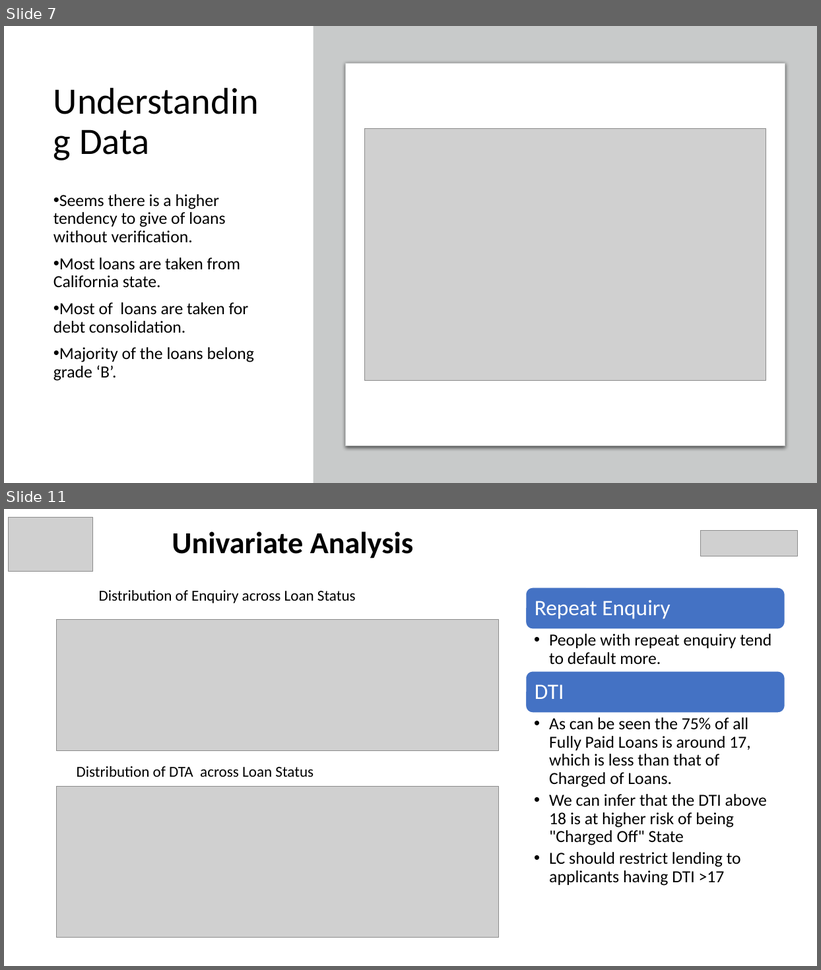
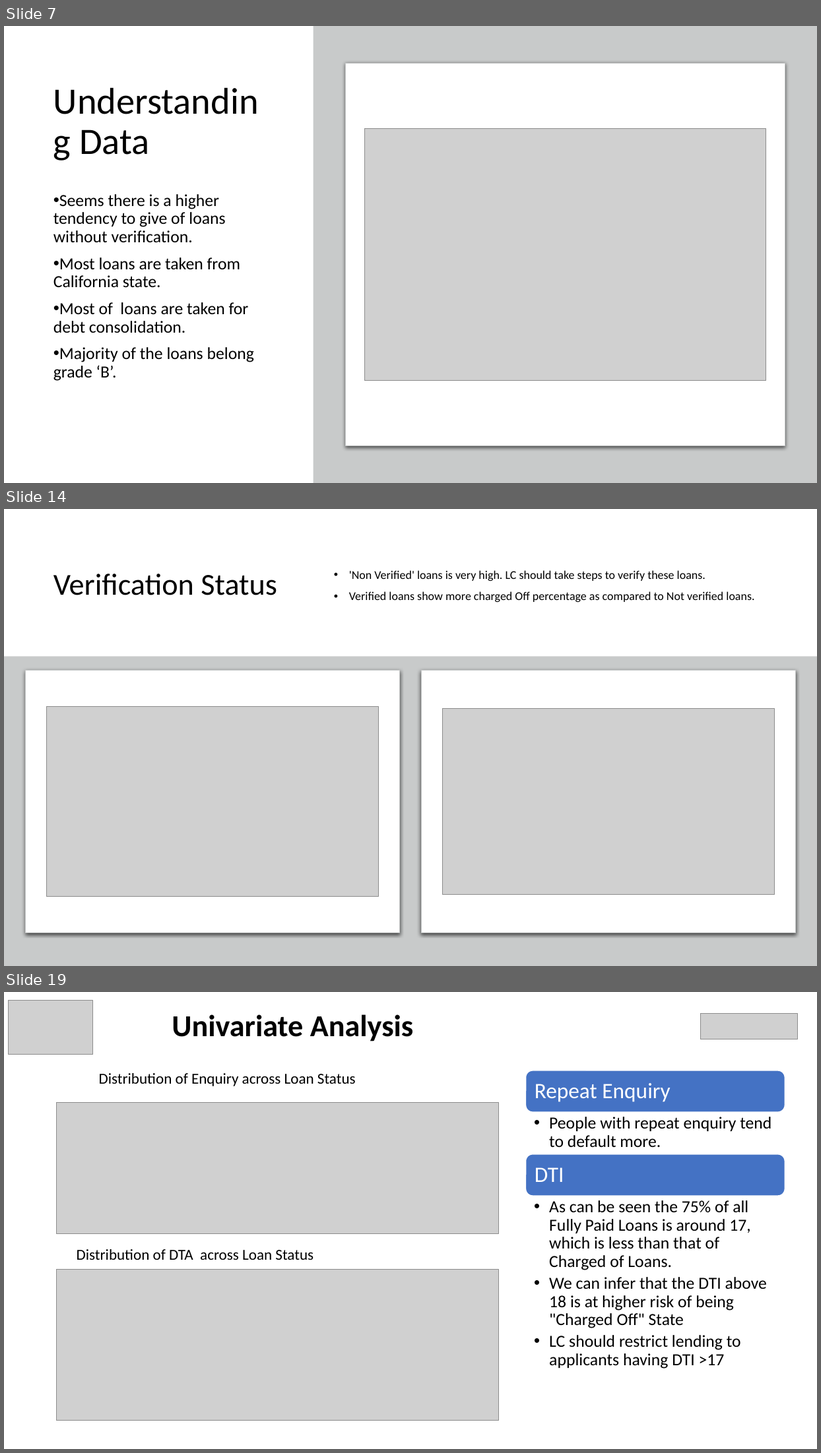
Before and after one commit to rramchan12/Lending-Club-EDA-CaseStudy, a slide deck: LendingClubCaseStudy.pptx. Shown one above the other, each under a label of ours: slides 7 and 11 before the commit, slides 7, 14 and 19 after it; the slides between them are not shown. The pictures are 821x970 and 821x1453 pixels, drawn with LibreOffice and Linux fonts; fonts in the diff are those of the drawing; grey boxes stand for pictures; background and template pictures are left out. Boxes give left, top, right and bottom in pixels: in the first picture for what was removed or moved away, otherwise in the second. Text is boxed around its words. In the diff, an @@ line names an element or a change of style, - is before the commit and + after.

```diff
--- a/LendingClubCaseStudy.pptx
+++ b/LendingClubCaseStudy.pptx
@@ slide 14 added at (x1=4, y1=509, x2=817, y2=966), background #FFFFFF @@
@@ title added at (x1=54, y1=574, x2=277, y2=595), 36 pt, text #000000 @@
+Verification Status
@@ text added at (x1=349, y1=570, x2=754, y2=602), 14 pt, text #000000 @@
+• 'Non Verified' loans is very high. LC should take steps to verify these loans.
+• Verified loans show more charged Off percentage as compared to Not verified loans.
@@ rectangle added at (x1=4, y1=657, x2=817, y2=966), fill #C8CACA @@
@@ rounded rectangle added at (x1=25, y1=671, x2=400, y2=933), fill #FFFFFF, outline #C8CACA 0.75 pt @@
@@ rounded rectangle added at (x1=421, y1=671, x2=796, y2=933), fill #FFFFFF, outline #C8CACA 0.75 pt @@
@@ picture added at (x1=47, y1=706, x2=378, y2=896) @@
@@ picture added at (x1=443, y1=709, x2=774, y2=895) @@
@@ what was slide 11 is now slide 19 @@
```
Also in this commit, not shown: 5 slides changed, 7 other slides added, 1 other file.
